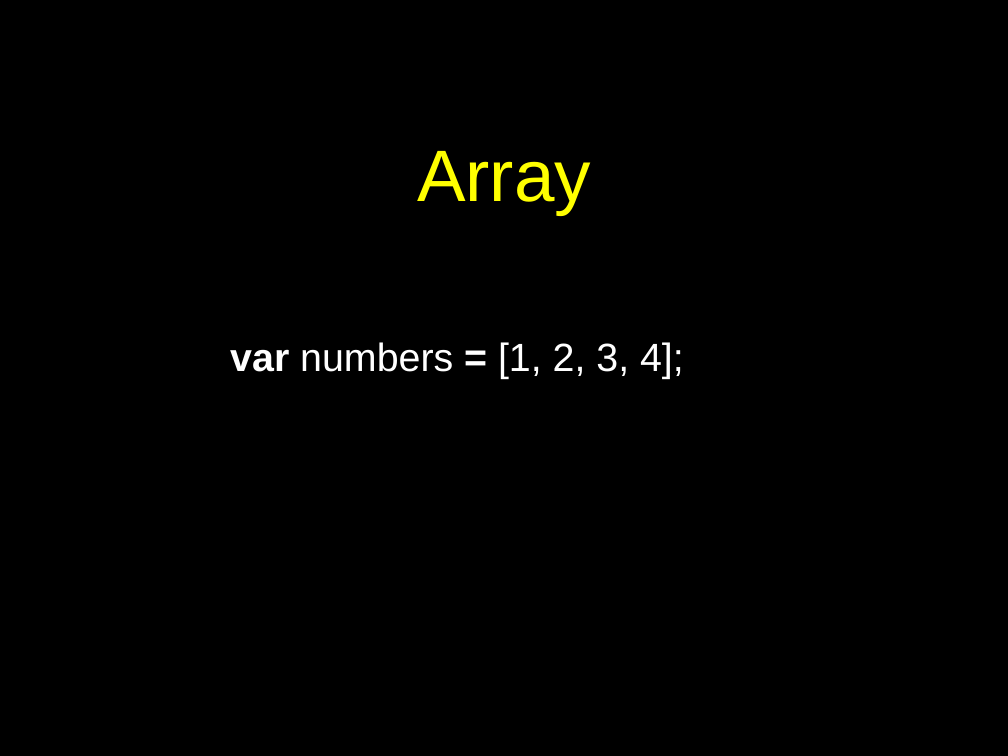
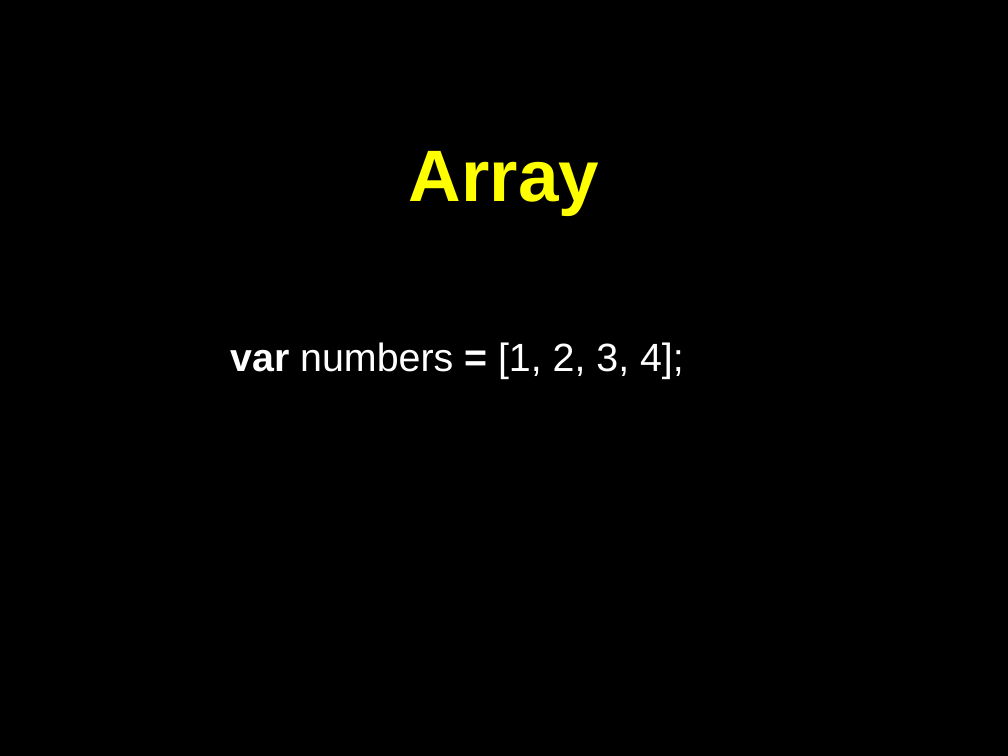
Before and after one commit to petereijgermans11/frontend-cursus, a slide deck: slide 11 of frontend-cursus/ 5 - Functional programmming.pptx. Drawn at 1008x756 pixels with LibreOffice and Linux fonts; fonts in the diff are those of the drawing. Boxes give left, top, right and bottom in pixels: in the first picture for what was removed or moved away, otherwise in the second. Text is boxed around its words. In the diff, an @@ line names an element or a change of style, - is before the commit and + after.

```diff
--- a/frontend-cursus/ 5 - Functional programmming.pptx
+++ b/frontend-cursus/ 5 - Functional programmming.pptx
@@ title "Array" at [409,151,599,214]: bold on @@
```
Also in this commit, not shown: 11 other slides changed, 1 other file.
